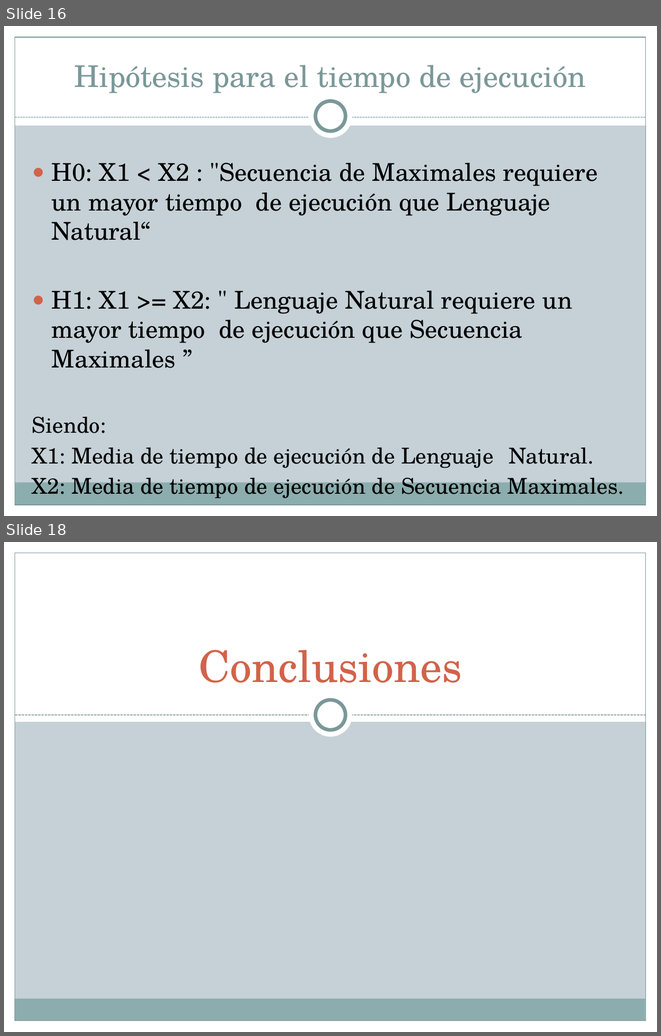
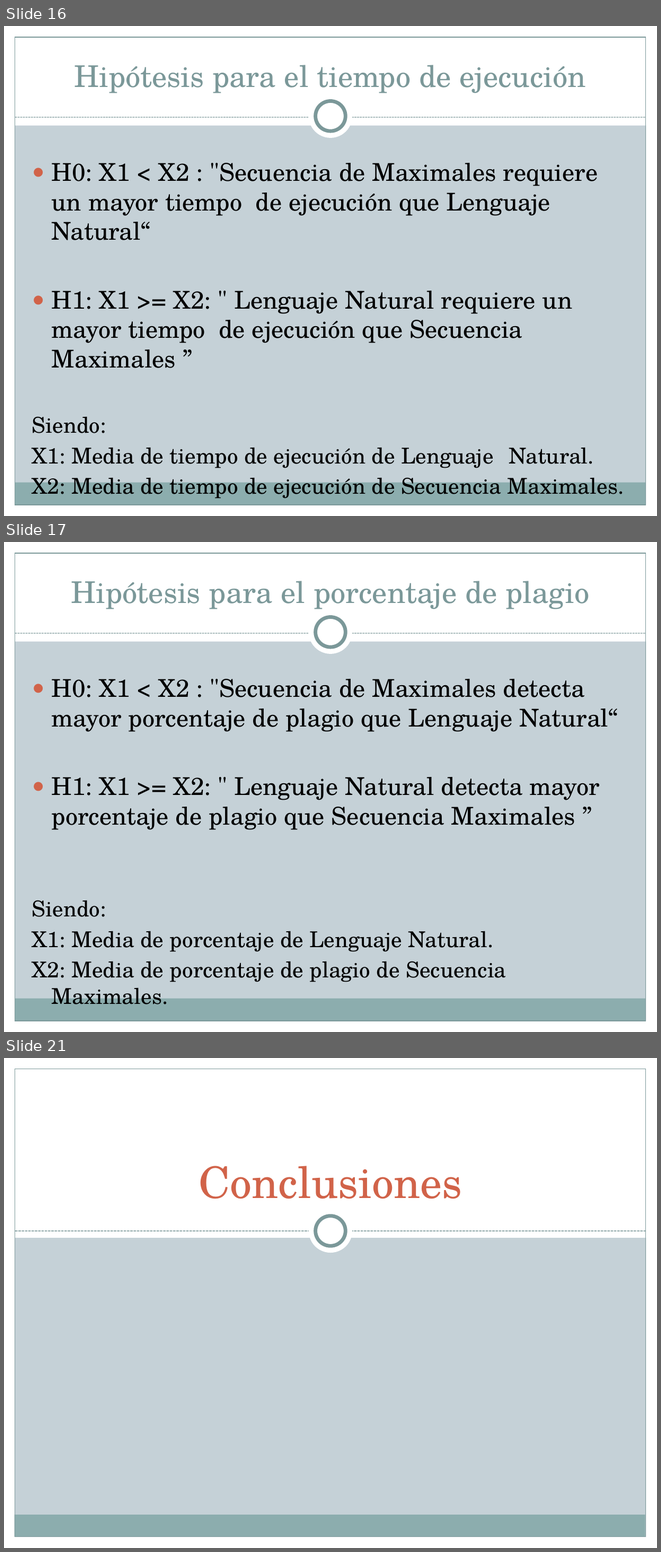
Before and after one commit to diegohttp/plagiarius, a slide deck: Lab6/Diapos HIPOTESIS.pptx. Shown one above the other, each under a label of ours: slides 16 and 18 before the commit, slides 16, 17 and 21 after it; the slides between them are not shown. The pictures are 661x1036 and 661x1552 pixels, drawn with LibreOffice and Linux fonts; fonts in the diff are those of the drawing. Boxes give left, top, right and bottom in pixels: in the first picture for what was removed or moved away, otherwise in the second. Text is boxed around its words. In the diff, an @@ line names an element or a change of style, - is before the commit and + after.

```diff
--- a/Lab6/Diapos HIPOTESIS.pptx
+++ b/Lab6/Diapos HIPOTESIS.pptx
@@ slide 17 added at [4, 542, 657, 1032], background #C5D1D7; not listed: 9 template elements that a slide beside it also shows @@
@@ title added at [71, 581, 589, 609], 33 pt, text #7C999A @@
+Hipótesis para el porcentaje de plagio
@@ text added at [32, 679, 618, 982], 27 pt, text #000000 @@
+● H0: X1 < X2 : "Secuencia de Maximales detecta mayor porcentaje de plagio que Lenguaje Natural“
+● H1: X1 >= X2: " Lenguaje Natural detecta mayor porcentaje de plagio que Secuencia Maximales ”
+Siendo:
+X1: Media de porcentaje de Lenguaje Natural.
+X2: Media de porcentaje de plagio de Secuencia Maximales.
@@ what was slide 18 is now slide 21 @@
```
Also in this commit, not shown: 1 slide changed, 3 other slides added, 1 slide removed.
